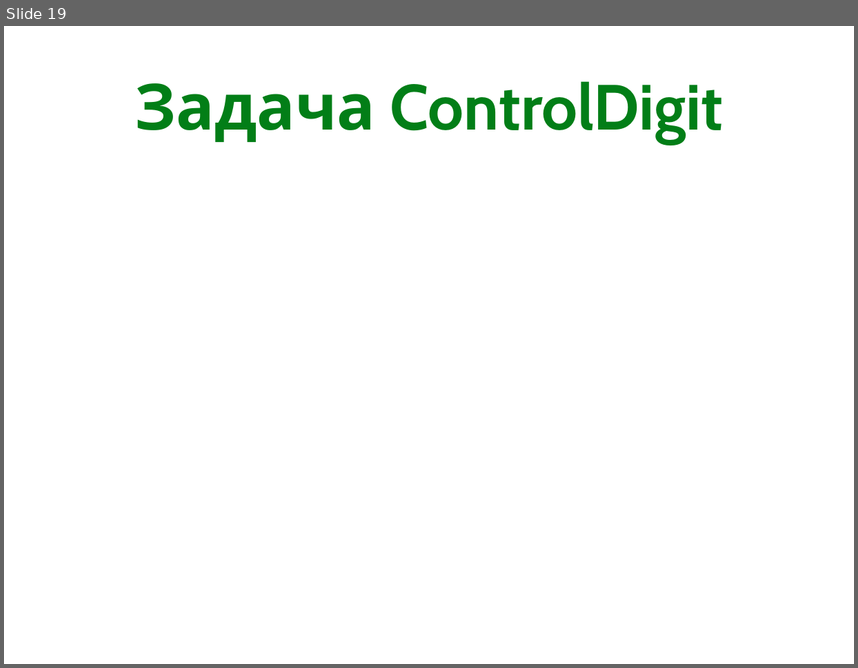
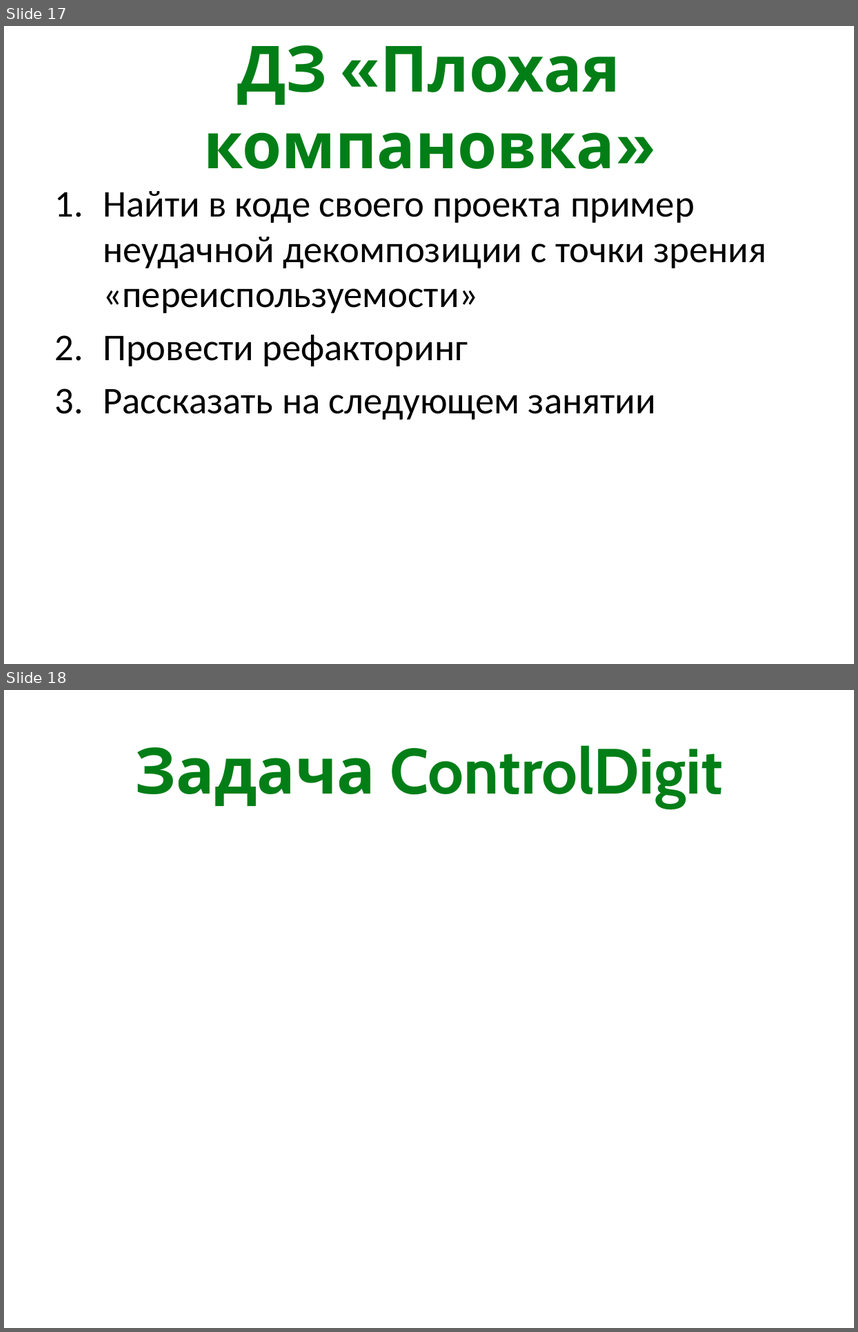
Before and after one commit to kontur-courses/clean-code, a slide deck: CleanCode.pptx. Shown one above the other, each under a label of ours: slide 19 before the commit, slides 17 and 18 after it. The pictures are 858x668 and 858x1332 pixels, drawn with LibreOffice and Linux fonts; fonts in the diff are those of the drawing. Boxes give left, top, right and bottom in pixels: in the first picture for what was removed or moved away, otherwise in the second. Text is boxed around its words. In the diff, an @@ line names an element or a change of style, - is before the commit and + after.

```diff
--- a/CleanCode.pptx
+++ b/CleanCode.pptx
@@ slide 17 added at (4,26,854,664), background #FFFFFF @@
@@ title added at (204,45,621,169), 54 pt, text #027E17, bold @@
+ДЗ «Плохая компановка»
@@ text added at (103,191,767,419), 32 pt, text #000000 @@
+1. Найти в коде своего проекта пример неудачной декомпозиции с точки зрения «переиспользуемости»
+2. Провести рефакторинг
+3. Рассказать на следующем занятии
@@ what was slide 19 is now slide 18 @@
```
Also in this commit, not shown: 10 slides changed, 14 other slides added, 11 slides removed, 10 other files.
